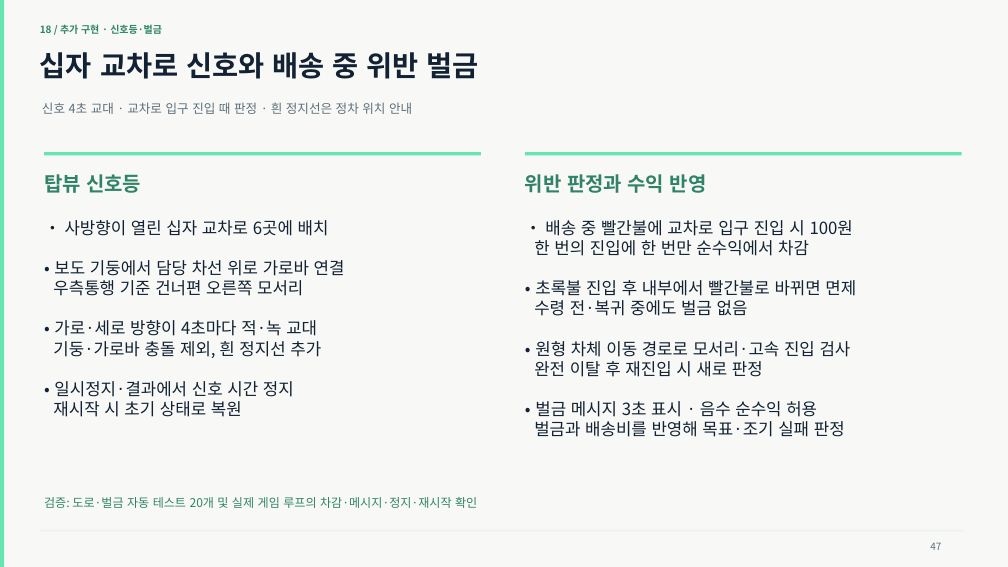
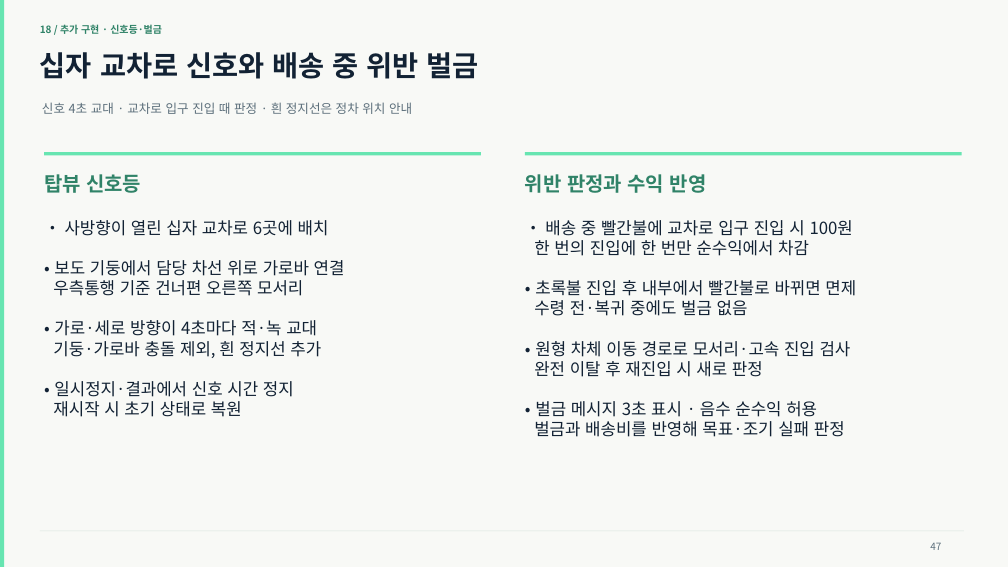
Before and after one commit to seo-spec/2Dgame-Delivery, a slide deck: slide 47 of data/docs/골목길_퀵배송_상세기획서.pptx. Drawn at 1008x567 pixels with LibreOffice and Linux fonts; fonts in the diff are those of the drawing. Boxes give left, top, right and bottom in pixels: in the first picture for what was removed or moved away, otherwise in the second. Text is boxed around its words. In the diff, an @@ line names an element or a change of style, - is before the commit and + after.

```diff
--- a/data/docs/골목길_퀵배송_상세기획서.pptx
+++ b/data/docs/골목길_퀵배송_상세기획서.pptx
@@ text removed at (44,497,477,508) @@
-검증: 도로·벌금 자동 테스트 20개 및 실제 게임 루프의 차감·메시지·정지·재시작 확인
```
Also in this commit, not shown: 1 other file.
